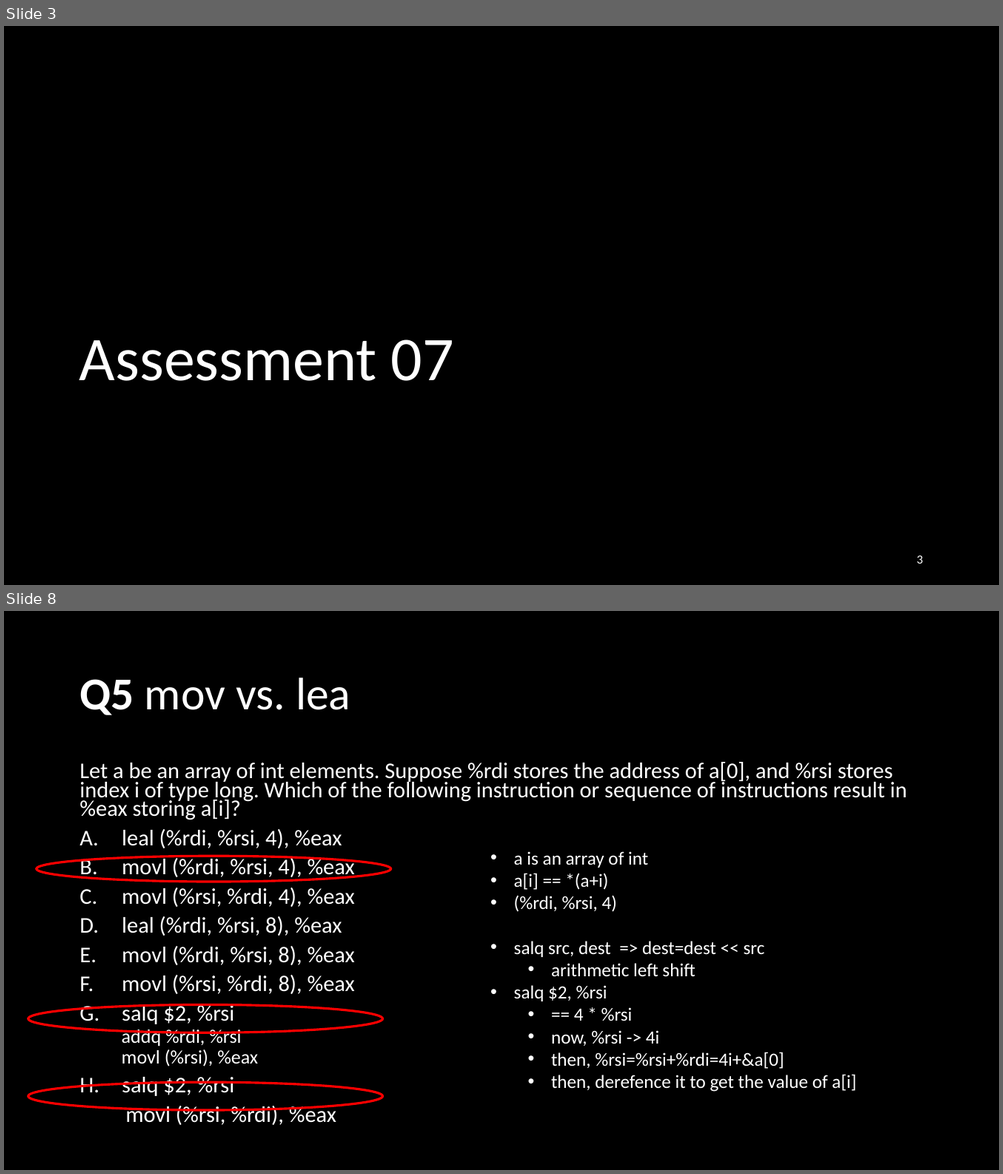
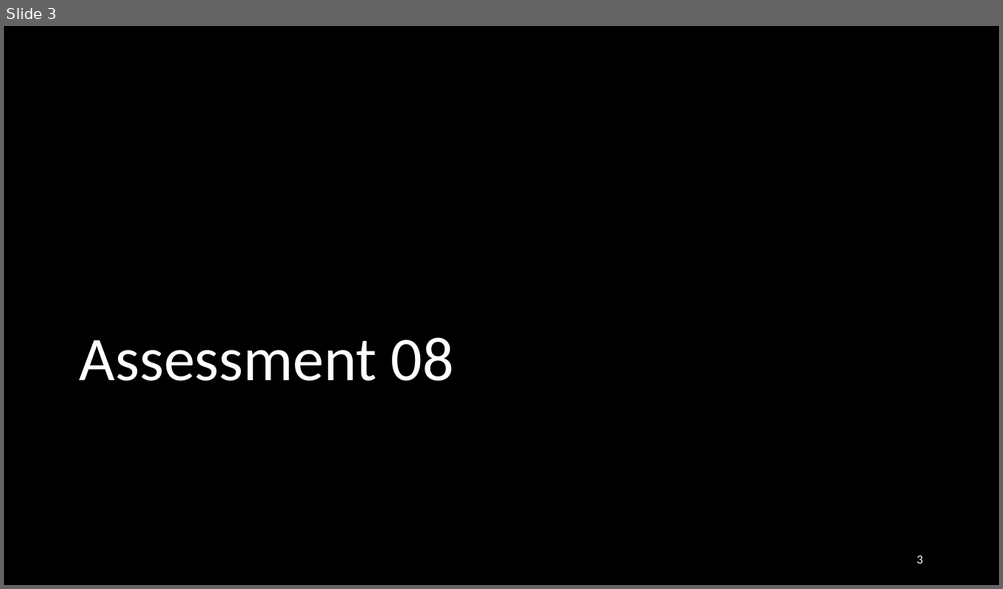
Before and after one commit to NYU-CSO/nyu-cso.github.io, a slide deck: rec-notes/r09.pptx. Shown one above the other, each under a label of ours: slides 3 and 8 before the commit, slide 3 after it; the slides between them are not shown. The pictures are 1003x1174 and 1003x589 pixels, drawn with LibreOffice and Linux fonts; fonts in the diff are those of the drawing. Boxes give left, top, right and bottom in pixels: in the first picture for what was removed or moved away, otherwise in the second. Text is boxed around its words. In the diff, an @@ line names an element or a change of style, - is before the commit and + after.

```diff
--- a/rec-notes/r09.pptx
+++ b/rec-notes/r09.pptx
@@ slide 8 removed at (x1=4, y1=611, x2=999, y2=1170), background #000000 @@
@@ title removed at (x1=79, y1=678, x2=350, y2=715) @@
-Q5 mov vs. lea
@@ text removed at (x1=79, y1=762, x2=907, y2=1125) @@
-Let a be an array of int elements. Suppose %rdi stores the address of a[0], and %rsi stores index i of type long. Which of the following instruction or sequence of instructions result in %eax storing a[i]?
-A. leal (%rdi, %rsi, 4), %eax
-B. movl (%rdi, %rsi, 4), %eax
-C. movl (%rsi, %rdi, 4), %eax
-D. leal (%rdi, %rsi, 8), %eax
-E. movl (%rdi, %rsi, 8), %eax
-F. movl (%rsi, %rdi, 8), %eax
-G. salq $2, %rsi
-  addq %rdi, %rsi
-  movl (%rsi), %eax
-H. salq $2, %rsi
-movl (%rsi, %rdi), %eax
@@ text removed at (x1=514, y1=851, x2=856, y2=1092) @@
-• a is an array of int
-• a[i] == *(a+i)
-• (%rdi, %rsi, 4)
-• salq src, dest => dest=dest << src
-  • arithmetic left shift
-• salq $2, %rsi
-  • == 4 * %rsi
-  • now, %rsi -> 4i
-  • then, %rsi=%rsi+%rdi=4i+&a[0]
-  • then, derefence it to get the value of a[i]
@@ ellipse removed at (x1=36, y1=857, x2=390, y2=882) @@
@@ ellipse removed at (x1=28, y1=1005, x2=382, y2=1034) @@
@@ ellipse removed at (x1=28, y1=1082, x2=382, y2=1111) @@
@@ slide 3 changed as well @@
@@ title at (x1=79, y1=338, x2=454, y2=381): text changed @@
-Assessment 07
+Assessment 08
```
Also in this commit, not shown: 6 other slides changed, 40 slides added, 22 other slides removed, 1 other file.
